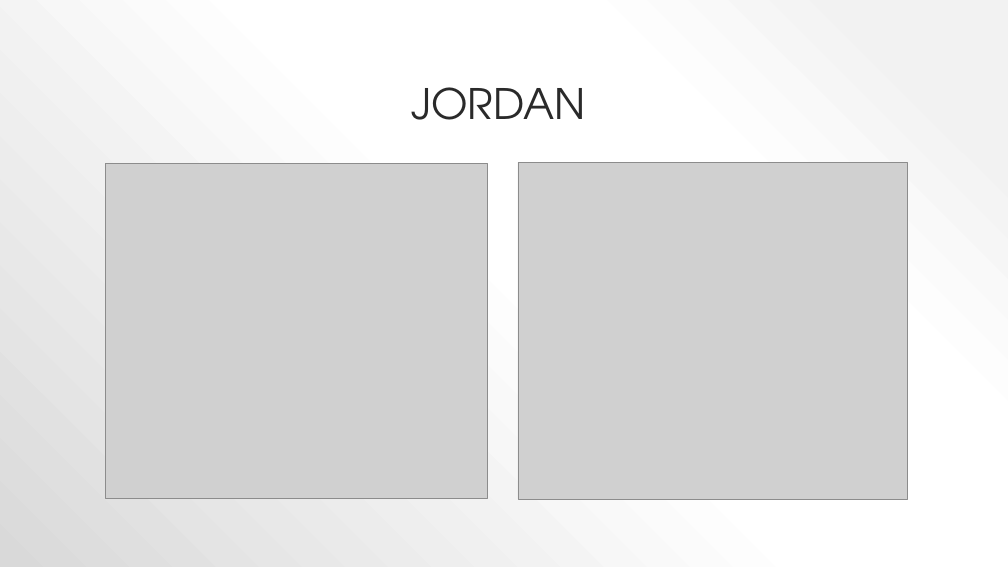
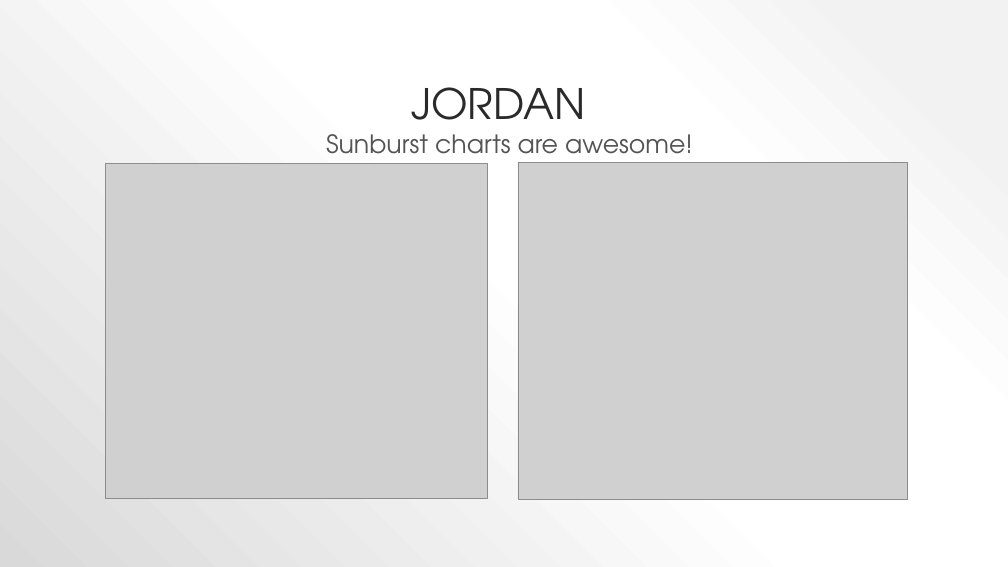
Before and after one commit to Jordanmyer92/COVID-Part-3, a slide deck: slide 5 of PROJECT_3_PRESENTATION (2).pptx. Drawn at 1008x567 pixels with LibreOffice and Linux fonts; fonts in the diff are those of the drawing; grey boxes stand for pictures. Boxes give left, top, right and bottom in pixels: in the first picture for what was removed or moved away, otherwise in the second. Text is boxed around its words. In the diff, an @@ line names an element or a change of style, - is before the commit and + after.

```diff
--- a/PROJECT_3_PRESENTATION (2).pptx
+++ b/PROJECT_3_PRESENTATION (2).pptx
@@ text added at [326, 134, 693, 165], 24 pt, text #545454 @@
+Sunburst charts are awesome!
```
Also in this commit, not shown: 2 other slides changed, 1 slide added, 1 slide removed.
